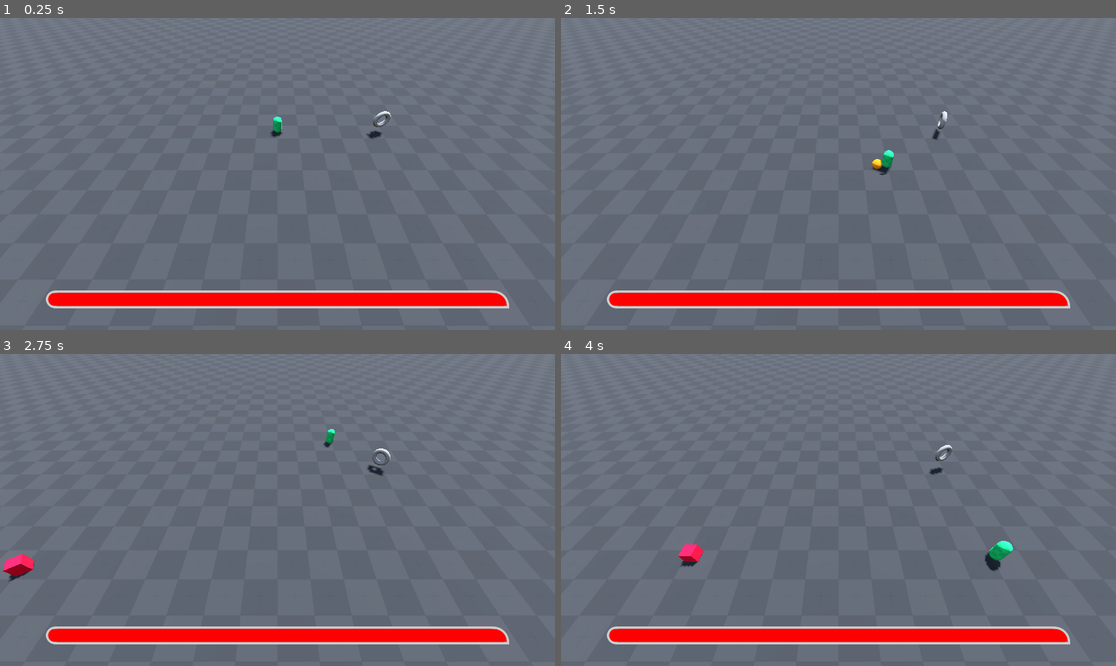
Above: before the commit, frames 1-4 (two rows, left to right).
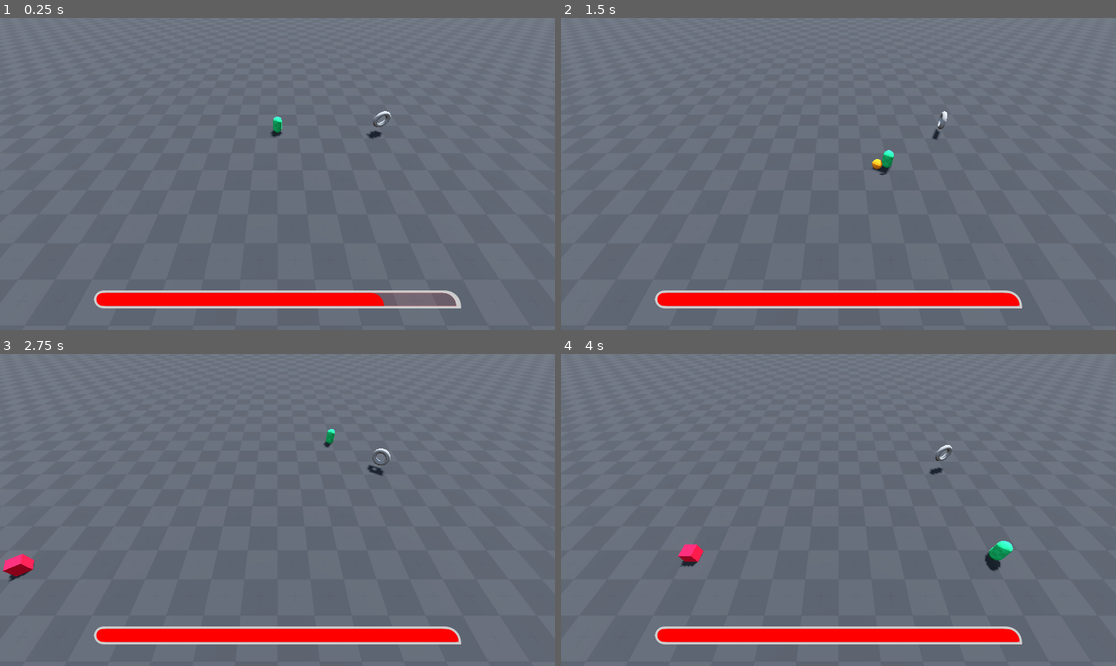
Above: after the commit, the same moments.

Repository: XpolioN2005/Dash_only_type
Game: Godot game, scene res://Scenes/root_level.tscn
The game is run twice, just before and just after one commit, with the same random seed, the same clock (stepped at 60 frames per second) and the same inputs.
Inputs (mouse positions are in pixels of both pictures, inside the frame that each line leads up to):
- Up to frame 1 (0.25 s): no input
- Up to frame 2 (1.5 s): move the mouse to (960, 158) at 0.52 s; click (960, 158) at 0.6 s; tap Enter at 1.25 s; move the mouse to (727, 189) at 1.27 s; right-click (727, 189) at 1.35 s; click (727, 189) at 1.42 s
- Up to frame 3 (2.75 s): move the mouse to (333, 441) at 2.02 s; click (333, 441) at 2.1 s
- Up to frame 4 (4 s): move the mouse to (810, 572) at 2.77 s; right-click (810, 572) at 2.85 s; click (810, 572) at 2.92 s; move the mouse to (1005, 556) at 3.52 s; click (1005, 556) at 3.6 s

The runs differ from the first frame. In frame 1, 1.7% of the frame differs, in the area x 8-92%, y 87-94%; in frame 2, 1.1%; in frame 3, 1.1%; in frame 4, 1.1%.

Commit message:
transition fiext for the health bar

Diff:
--- a/Enities/player/player.gd
+++ b/Enities/player/player.gd
@@ -8,7 +8,7 @@
 # In-game vars
 @onready var score := 0
 @onready var ammo  := 5
-@onready var health  := 100
+@onready var health  := 100.0
 
 
 var bullet = preload("res://Projectile/bullet.tscn")
@@ -68,4 +68,4 @@
 
 func _on_body_entered(body:Node3D) -> void:
 	if body.is_in_group("enemy"):
-		health -= 10
+		health -= 20
--- a/UI/scenes/base_ui.tscn
+++ b/UI/scenes/base_ui.tscn
@@ -38,14 +38,12 @@
 anchor_top = 1.0
 anchor_right = 1.0
 anchor_bottom = 1.0
-offset_left = 100.0
+offset_left = 200.0
 offset_top = -77.0
-offset_right = -100.0
+offset_right = -200.0
 offset_bottom = -50.0
 grow_horizontal = 2
 grow_vertical = 0
 theme_override_styles/background = SubResource("StyleBoxFlat_yxbji")
 theme_override_styles/fill = SubResource("StyleBoxFlat_5ived")
-step = 0.1
-value = 70.0
 show_percentage = false
--- a/UI/script/base_ui.gd
+++ b/UI/script/base_ui.gd
@@ -7,4 +7,9 @@
 
 
 func _process(_delta: float) -> void:
-	health_bar.value = player.health
+	health_bar.value = lerp(health_bar.value, player.health, 0.1)
+
+	print(health_bar.value)
+
+	if abs(health_bar.value - player.health) < 01:
+		health_bar.value = player.health
